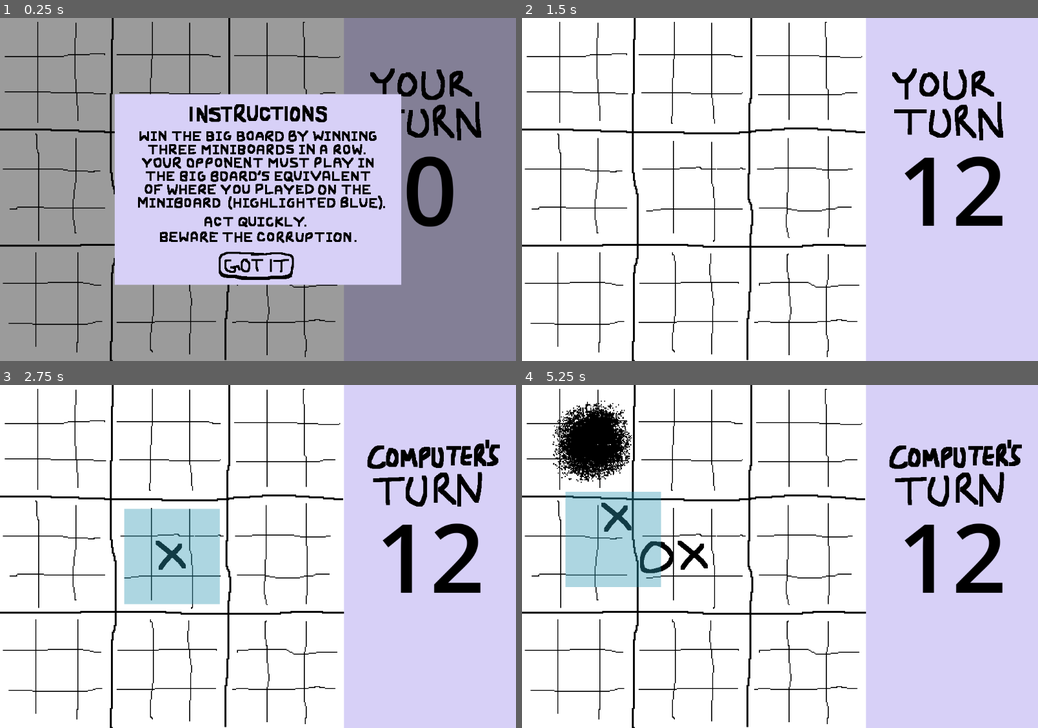
Above: before the commit, frames 1-4 (two rows, left to right).
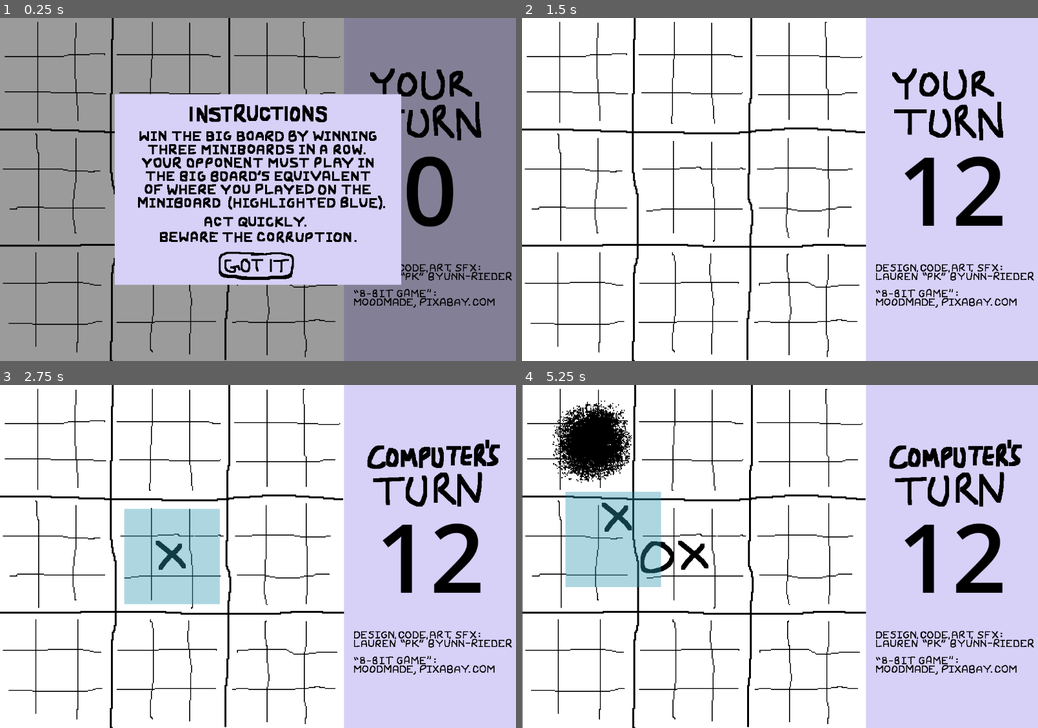
Above: after the commit, the same moments.

Repository: bililun/ultimate
Game: Godot game, scene res://main.tscn
Same seed, same stepped clock (60 frames per second), same inputs: the game is played once before the commit and once after it. The project has no main scene, so this scene is started directly.
Inputs (mouse positions are in pixels of both pictures, inside the frame that each line leads up to):
- Up to frame 1 (0.25 s): no input
- Up to frame 2 (1.5 s): click (780, 268) at 0.5 s; tap Enter at 1.25 s; move the mouse to (893, 172) at 1.27 s; click (893, 172) at 1.42 s
- Up to frame 3 (2.75 s): tap Space at 2 s; move the mouse to (154, 573) at 2.02 s; click (154, 573) at 2.17 s
- Up to frame 4 (5.25 s): tap Enter at 2.75 s; move the mouse to (831, 481) at 2.77 s; click (831, 481) at 2.92 s; move the mouse to (754, 625) at 3.52 s; click (754, 625) at 3.67 s; move the mouse to (934, 607) at 4.27 s; click (934, 607) at 4.42 s; move the mouse to (625, 505) at 5.02 s; click (625, 505) at 5.17 s

The runs differ from the first frame. In frame 1, 0.7% of the frame differs, in the area x 68-100%, y 71-85%; in frame 2, 1.0%; in frame 3, 1.0%; in frame 4, 3.6%, in the area x 0-100%, y 0-100%.

Commit message:
board slamming + credits

Diff:
--- /dev/null
+++ b/board.gd
@@ -0,0 +1,17 @@
+extends Sprite2D
+
+@export var slam_duration = 0.03
+@export var num_slams: int = 2
+@export var slam_intensity: int = 8
+
+var t: Tween
+
+func slam():
+	print("slamming")
+	if t != null:
+		t.kill()
+	t = create_tween()
+	for s in range(num_slams):
+		t.tween_property(self, "position", Vector2(randi() % slam_intensity - slam_intensity/2, randi() % slam_intensity - slam_intensity/2), slam_duration)
+	# reset
+	t.tween_property(self, "position", Vector2.ZERO, 0.1)
--- a/board.tscn
+++ b/board.tscn
@@ -1,7 +1,9 @@
-[gd_scene load_steps=2 format=3 uid="uid://b45ur8y2kicpe"]
+[gd_scene load_steps=3 format=3 uid="uid://b45ur8y2kicpe"]
 
 [ext_resource type="Texture2D" uid="uid://cq2cyp5xbn4oh" path="res://assets/board.png" id="1_vkvdx"]
+[ext_resource type="Script" path="res://board.gd" id="2_3px55"]
 
 [node name="Board" type="Sprite2D"]
 texture = ExtResource("1_vkvdx")
 centered = false
+script = ExtResource("2_3px55")
--- a/instructions.tscn
+++ b/instructions.tscn
@@ -51,8 +51,6 @@
 texture = ExtResource("2_yfacu")
 script = ExtResource("3_dqlu4")
 textures = Array[Texture2D]([ExtResource("4_0ivjs")])
-min = 2.0
-max = 4.0
 
 [node name="Button" type="TextureButton" parent="."]
 layout_mode = 1
--- a/main.gd
+++ b/main.gd
@@ -109,6 +109,8 @@
 	target_miniboard = get_pos_within_miniboard(grid_pos)
 	$Fog.update_target_miniboard(target_miniboard)
 
+	$Board.slam()
+
 	# if this is the first turn, position and visible
 	if not $HighlightPanel.visible:
 		$HighlightPanel.position = get_miniboard(grid_pos) * cell_size * 3 + Vector2i(20, 20)
@@ -122,7 +124,7 @@
 	tween.set_trans(Tween.TRANS_CUBIC)
 	var target_pos = Vector2(target_miniboard * cell_size * 3 + Vector2i(20,20))
 	var target_size = Vector2.ONE * (cell_size * 3 - 40)
-	# if you can actually play anywhere tween to big and center
+	# if you can actually play anywhere, tween to big and center
 	if big_grid_state[target_miniboard.y][target_miniboard.x] != 0:
 		target_size = Vector2.ONE * (cell_size * 9 - 40)
 		target_pos = Vector2(20, 20)
@@ -137,7 +139,7 @@
 	take_turn(grid_pos)
 
 
-func handle_panel_click(event):
+func handle_panel_click(_event):
 	pass
 
 
--- a/main.tscn
+++ b/main.tscn
@@ -15,6 +15,7 @@
 [ext_resource type="Texture2D" uid="uid://irqr3tqqierg" path="res://assets/loser.png" id="9_e8egq"]
 [ext_resource type="Texture2D" uid="uid://dpam1v0ejclvd" path="res://assets/os turn.png" id="10_gojvj"]
 [ext_resource type="Texture2D" uid="uid://drbhcn34jitgj" path="res://assets/draw.png" id="10_umt5e"]
+[ext_resource type="Texture2D" uid="uid://daouu1wpc4g65" path="res://assets/credits.png" id="11_vy7yn"]
 [ext_resource type="AudioStream" uid="uid://d11q7xqrm1whw" path="res://assets/sound/8-bit-game-158815.mp3" id="16_ggkfi"]
 
 [sub_resource type="StyleBoxFlat" id="StyleBoxFlat_dhqun"]
@@ -51,7 +52,7 @@
 singleplayer_textures = Array[Texture2D]([ExtResource("6_q50i6"), ExtResource("8_xu8ib")])
 twoplayer_textures = Array[Texture2D]([ExtResource("9_31t14"), ExtResource("10_gojvj")])
 
-[node name="Sprite2D" type="Sprite2D" parent="SidePanel"]
+[node name="TurnSprite" type="Sprite2D" parent="SidePanel"]
 texture = ExtResource("6_q50i6")
 centered = false
 
@@ -76,6 +77,11 @@
 [node name="Timer" type="Timer" parent="SidePanel"]
 wait_time = 20.0
 
+[node name="Sprite2D" type="Sprite2D" parent="SidePanel"]
+texture = ExtResource("11_vy7yn")
+centered = false
+offset = Vector2(10, 2.08165e-12)
+
 [node name="WarningPanel" type="Panel" parent="."]
 modulate = Color(1, 1, 1, 0)
 anchors_preset = 15
--- a/sidepanel.gd
+++ b/sidepanel.gd
@@ -12,14 +12,14 @@
 	textures = singleplayer_textures if single_player else twoplayer_textures
 	assert(textures.size() > 0)
 	current_texture = 0
-	$Sprite2D.texture = textures[current_texture]
+	$TurnSprite.texture = textures[current_texture]
 
 	$Timer.stop()
 	default_time = time_per_turn
 
 func toggle_turn():
 	current_texture = (current_texture + 1) % textures.size()
-	$Sprite2D.texture = textures[current_texture]
+	$TurnSprite.texture = textures[current_texture]
 
 func start_timer(time=default_time):
 	$Timer.set_wait_time(time+1)
@@ -30,5 +30,5 @@
 
 
 # Called every frame. 'delta' is the elapsed time since the previous frame.
-func _process(delta):
+func _process(_delta):
 	$Label.text = "%d" % $Timer.time_left
--- a/spriteglitcher.gd
+++ b/spriteglitcher.gd
@@ -1,10 +1,10 @@
 extends Sprite2D
 
 @export var textures: Array[Texture2D]
-@export var duration = 0.1
-@export var min = 1.0
-@export var max = 2.0
-var diff = max - min
+@export var duration = 0.05
+@export var min_wait = 1.0
+@export var max_wait = 2.0
+var diff = max_wait - min_wait
 var normal_texture
 var t: Tween
 
@@ -13,14 +13,14 @@
 func _ready():
 	normal_texture = texture
 	if textures.size() > 0:
-		create_tween().tween_callback( glitch ).set_delay(randf() * diff + min)
+		create_tween().tween_callback( glitch ).set_delay(randf() * diff + min_wait)
 
 
 func glitch():
 	texture = textures[randi() % textures.size()]
 	t = create_tween()
 	t.tween_callback(revert).set_delay(duration)
-	t.tween_callback( glitch ).set_delay(randf() * diff + min)
+	t.tween_callback( glitch ).set_delay(randf() * diff + min_wait)
 
 
 func revert():
Binary file added: assets/credits.png
Not shown, added: assets/credits.png.import
Not shown: 1 places in main.tscn that only renumber resources
